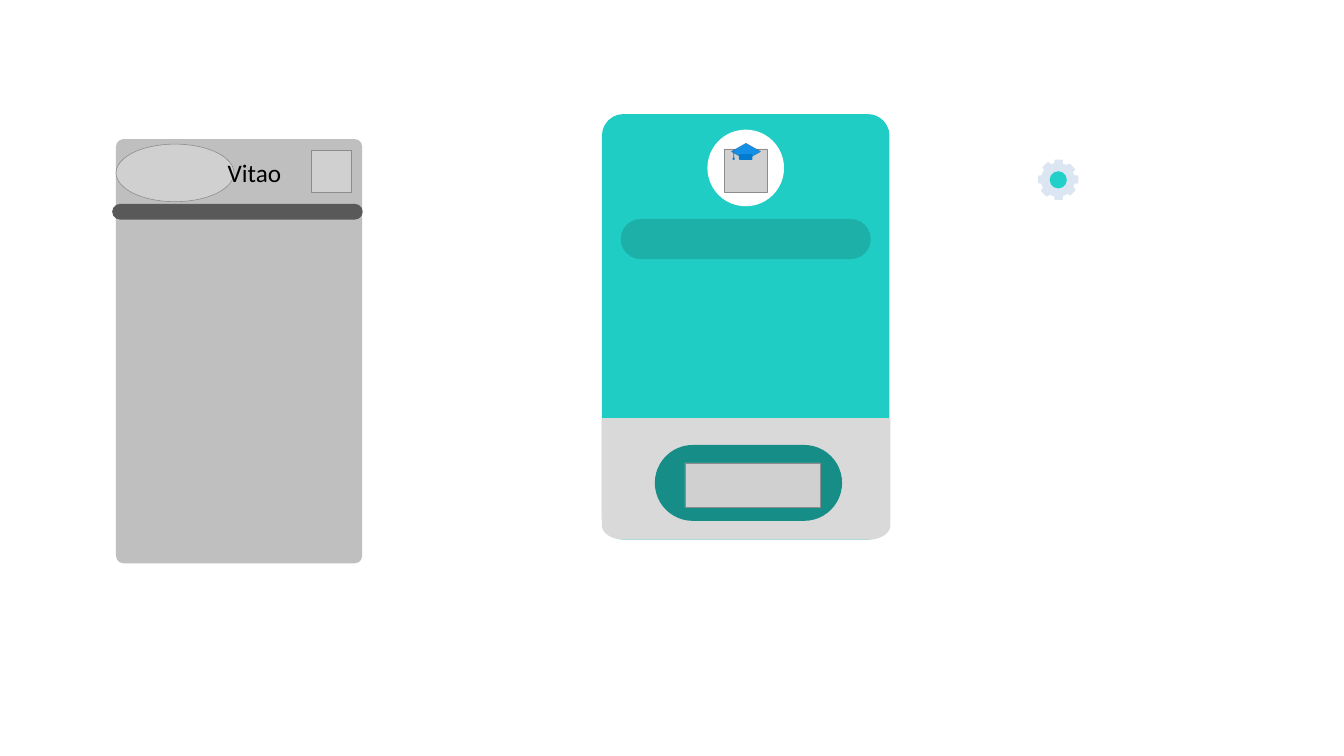
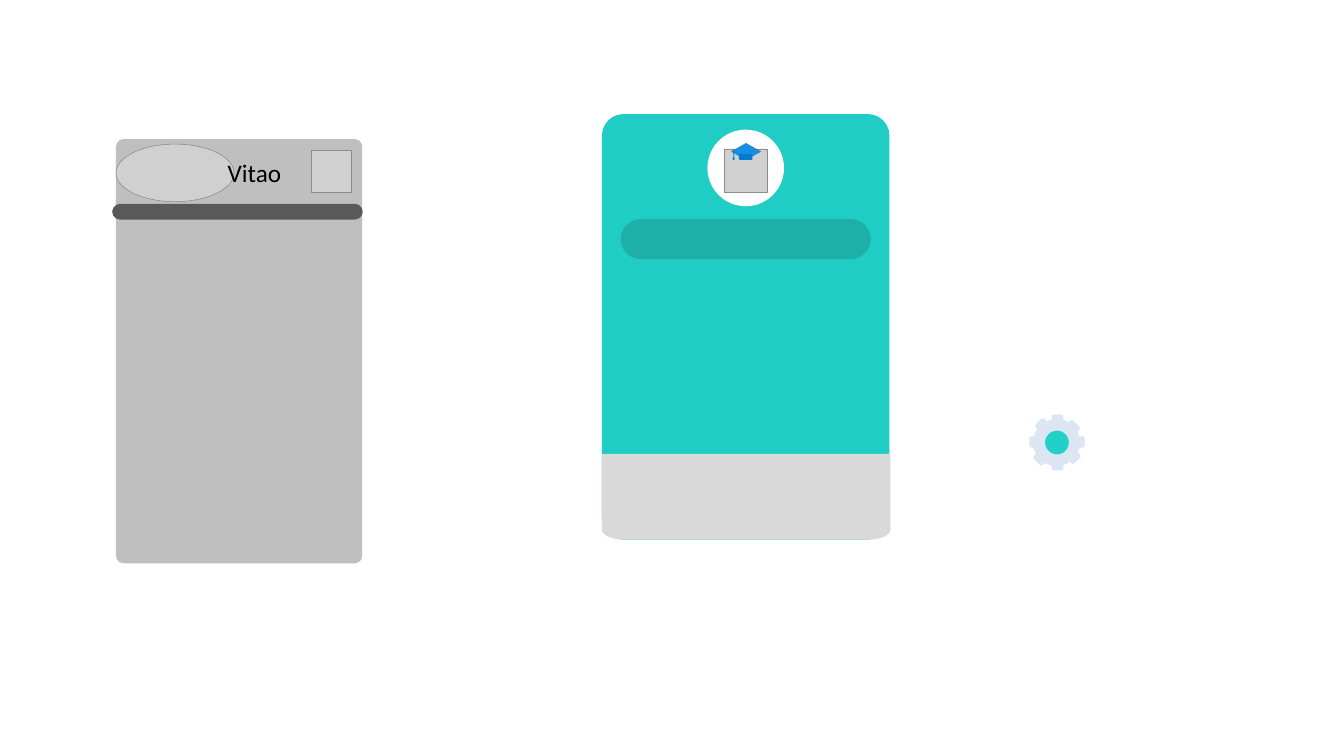
Before and after one commit to MateusPVicente/Projeto-PP, a slide deck: slide 26 of Stud+/Logos.pptx. Drawn at 1344x756 pixels with LibreOffice and Linux fonts; fonts in the diff are those of the drawing; grey boxes stand for pictures. Boxes give left, top, right and bottom in pixels: in the first picture for what was removed or moved away, otherwise in the second. Text is boxed around its words. In the diff, an @@ line names an element or a change of style, - is before the commit and + after.

```diff
--- a/Stud+/Logos.pptx
+++ b/Stud+/Logos.pptx
@@ rounded rectangle: place and size @@
-rounded rectangle at [1041,163,1076,197]
+rounded rectangle at [1032,419,1081,466]
@@ ellipse: place and size @@
-ellipse at [1041,163,1075,197]
+ellipse at [1033,419,1080,466]
@@ rounded rectangle: place and size @@
-rounded rectangle at [1042,162,1076,196]
+rounded rectangle at [1034,417,1082,465]
@@ rounded rectangle: place and size @@
-rounded rectangle at [1054,159,1063,200]
+rounded rectangle at [1052,415,1064,470]
@@ rounded rectangle removed at [655,445,842,521] @@
@@ rounded rectangle: place and size @@
-rounded rectangle at [1038,175,1079,184]
+rounded rectangle at [1029,437,1085,448]
@@ ellipse: place and size @@
-ellipse at [1050,171,1067,188]
+ellipse at [1045,431,1069,455]
@@ freeform shape: place and size @@
-freeform shape at [602,419,891,540]
+freeform shape at [602,454,891,540]
@@ picture removed at [685,463,821,508] @@
```
Also in this commit, not shown: 1 other slide changed, 4 other files.
